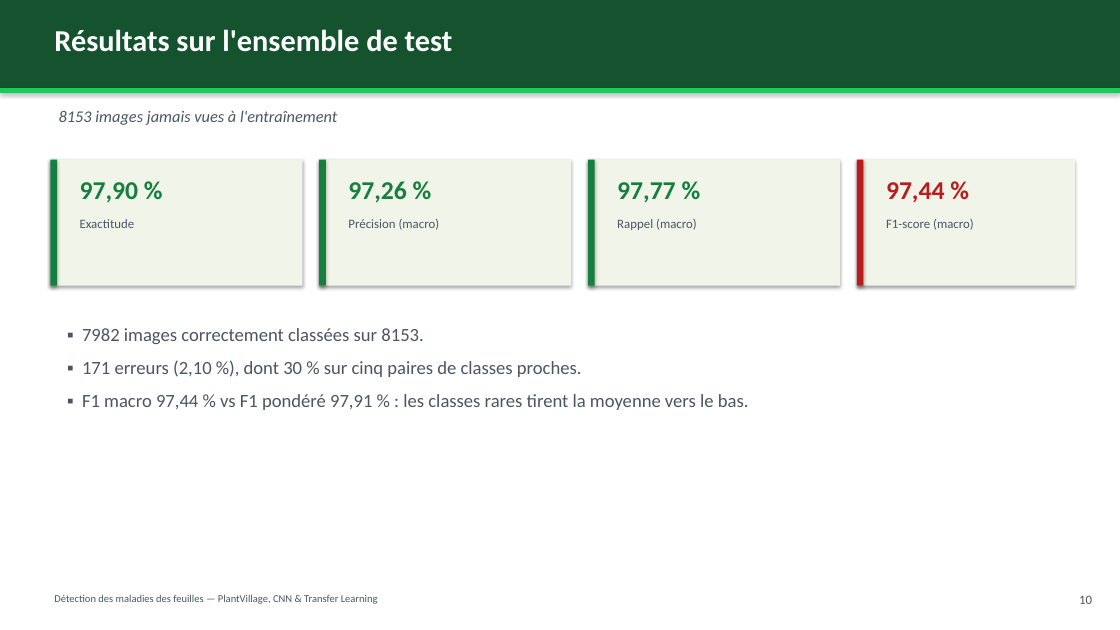
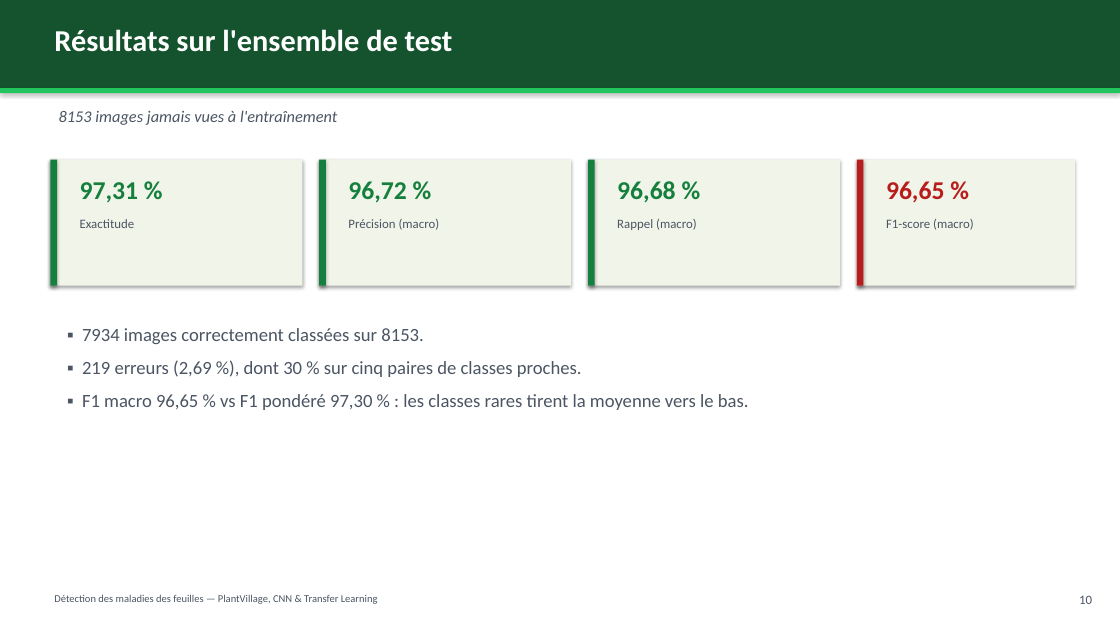
Before and after one commit to Haitam-Elouali/DeepLearning, a slide deck: slide 11 of docs/presentation/presentation_soutenance.pptx. Drawn at 1120x630 pixels with LibreOffice and Linux fonts; fonts in the diff are those of the drawing. Boxes give left, top, right and bottom in pixels: in the first picture for what was removed or moved away, otherwise in the second. Text is boxed around its words. In the diff, an @@ line names an element or a change of style, - is before the commit and + after.

```diff
--- a/docs/presentation/presentation_soutenance.pptx
+++ b/docs/presentation/presentation_soutenance.pptx
@@ text at <box>80,182,138,202</box>: text changed @@
-97,90 %
+97,31 %
@@ text at <box>348,181,406,203</box>: text changed @@
-97,26 %
+96,72 %
@@ text at <box>617,181,675,203</box>: text changed @@
-97,77 %
+96,68 %
@@ text at <box>886,181,944,203</box>: text changed @@
-97,44 %
+96,65 %
@@ text at <box>82,328,749,410</box>: text changed @@
-▪ 7982 images correctement classées sur 8153.
-▪ 171 erreurs (2,10 %), dont 30 % sur cinq paires de classes proches.
-▪ F1 macro 97,44 % vs F1 pondéré 97,91 % : les classes rares tirent la moyenne vers le bas.
+▪ 7934 images correctement classées sur 8153.
+▪ 219 erreurs (2,69 %), dont 30 % sur cinq paires de classes proches.
+▪ F1 macro 96,65 % vs F1 pondéré 97,30 % : les classes rares tirent la moyenne vers le bas.
```
Also in this commit, not shown: 7 other slides changed, 26 other files.
